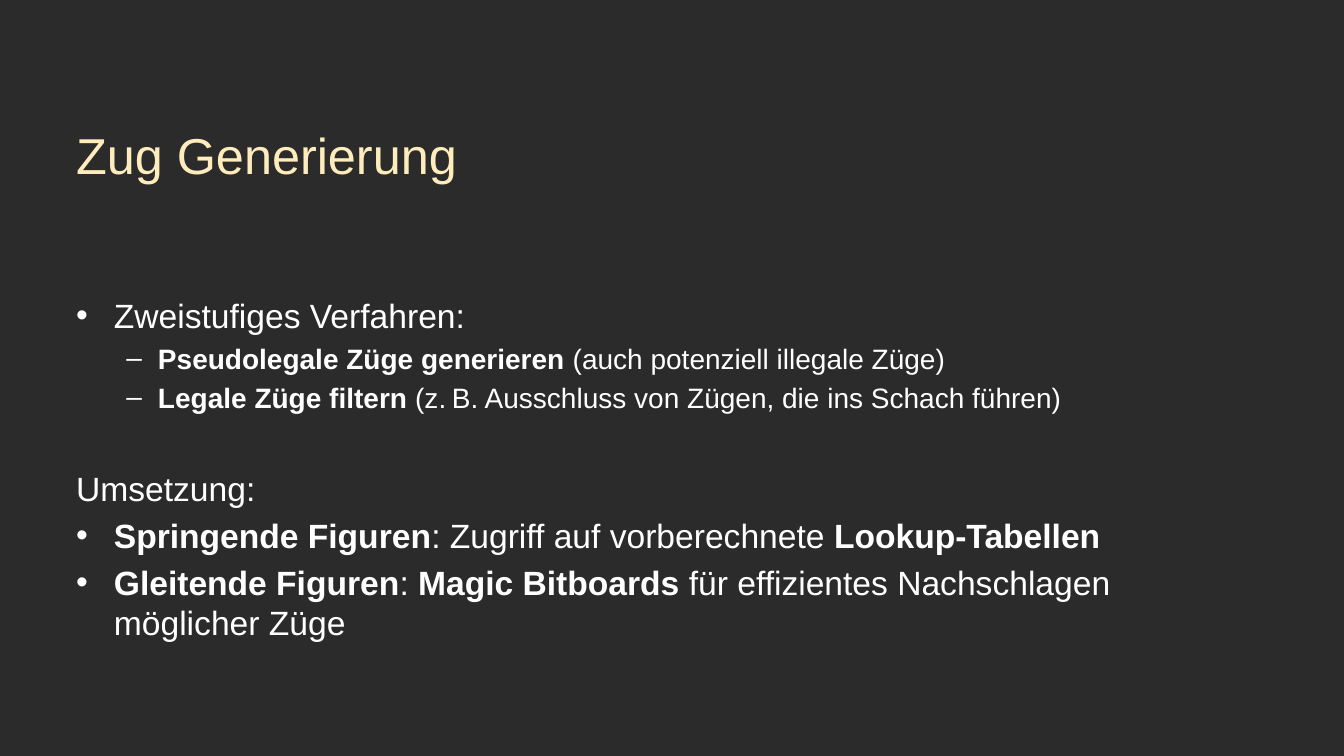
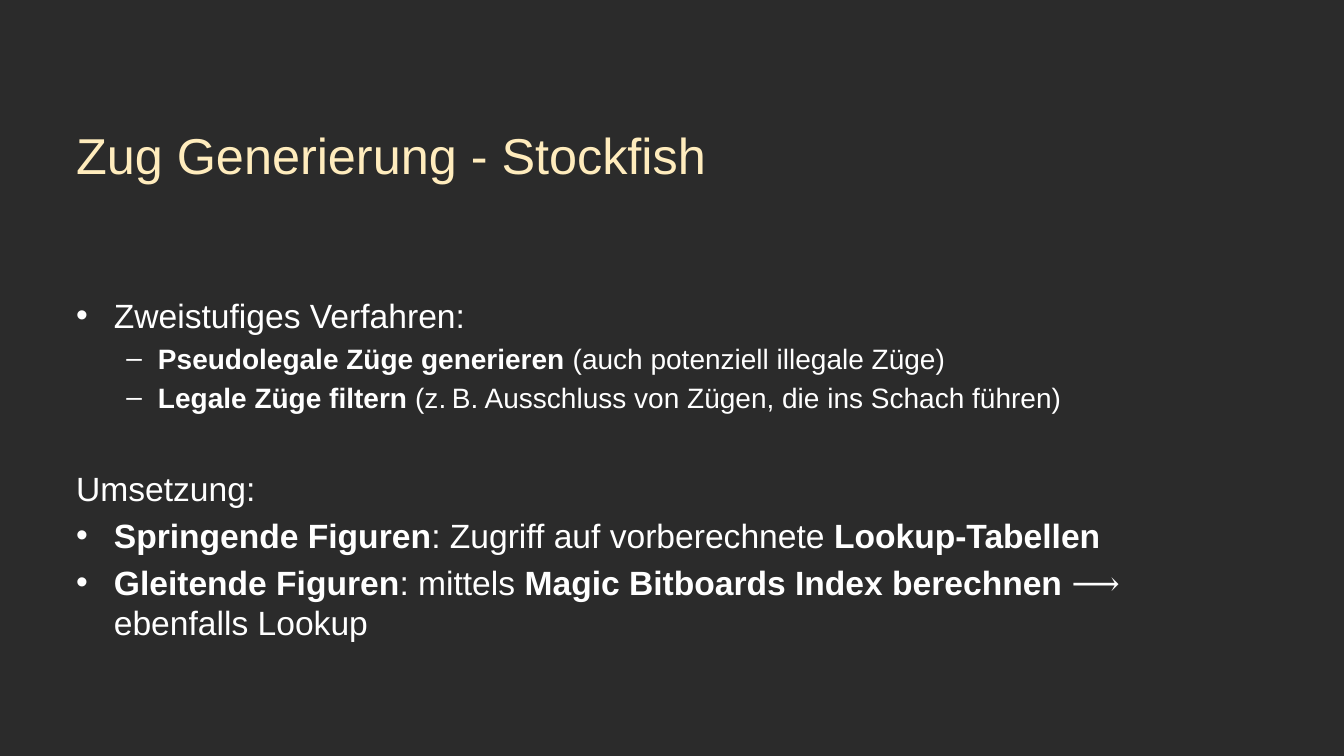
Before and after one commit to mfnomad/chess-cnn, a slide deck: slide 14 of präsentation.pptx (slide 16 before the commit). Drawn at 1344x756 pixels with LibreOffice and Linux fonts; fonts in the diff are those of the drawing; background and template pictures are left out; a plain dark background stands for a picture behind light text. Boxes give left, top, right and bottom in pixels: in the first picture for what was removed or moved away, otherwise in the second. Text is boxed around its words. In the diff, an @@ line names an element or a change of style, - is before the commit and + after.

```diff
--- a/präsentation.pptx
+++ b/präsentation.pptx
@@ title at (x1=76, y1=137, x2=706, y2=184): text changed @@
-Zug Generierung
+Zug Generierung - Stockfish
@@ text at (x1=114, y1=570, x2=1062, y2=642): text changed; bold on @@
-• Gleitende Figuren: Magic Bitboards für effizientes Nachschlagen möglicher Züge
+• Gleitende Figuren: mittels Magic Bitboards Index berechnen ⟶ ebenfalls Lookup
```
Also in this commit, not shown: 9 other slides changed, 3 slides removed, 1 other file.
